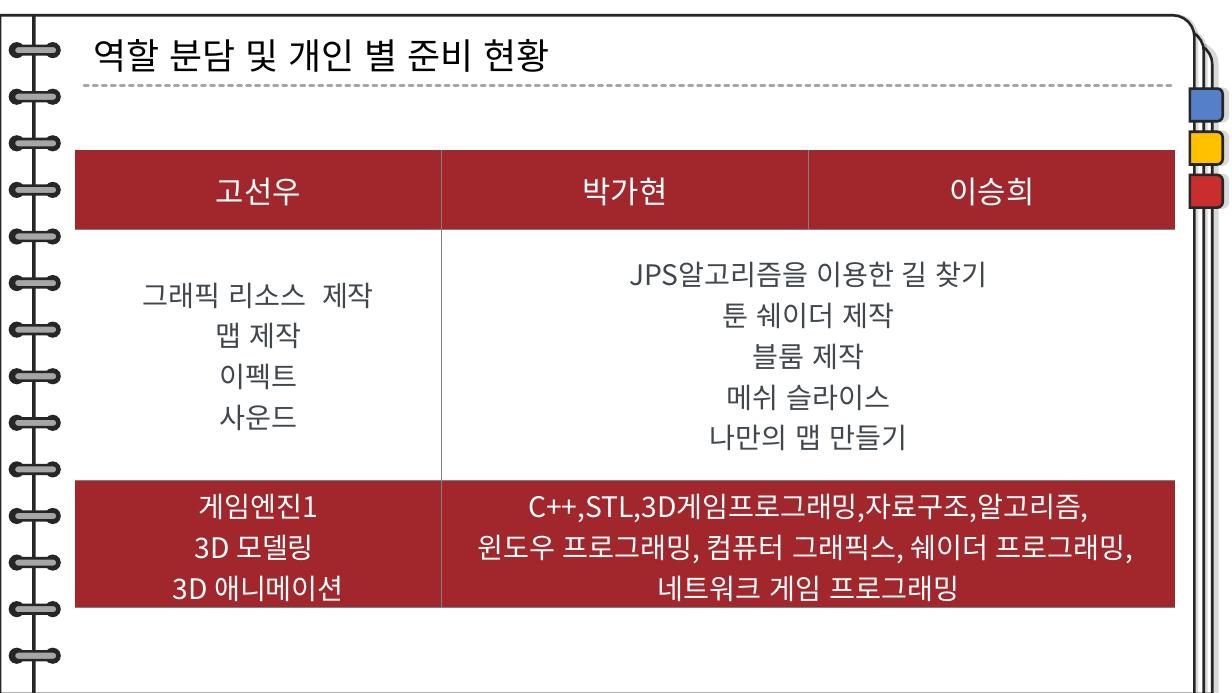
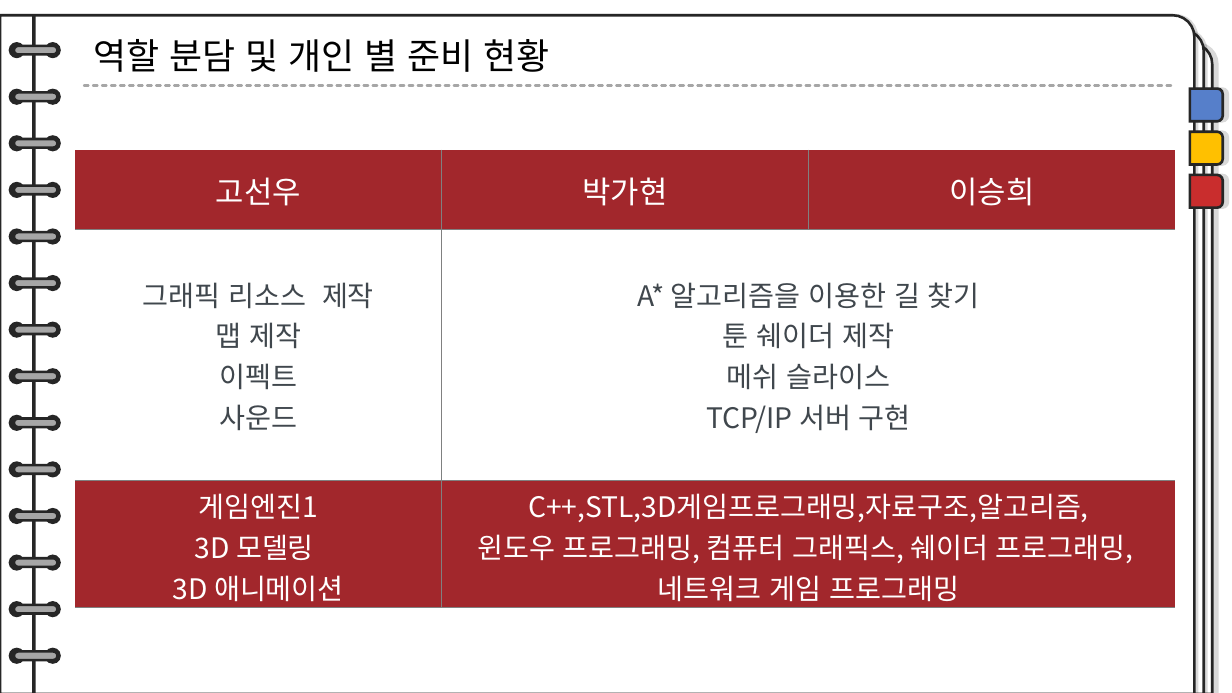
Before and after one commit to TUK-final-graduation-project/GraduationProject, a slide deck: slide 12 of Documents/제안서-수정본.pptx. Drawn at 1232x693 pixels with LibreOffice and Linux fonts; fonts in the diff are those of the drawing. Boxes give left, top, right and bottom in pixels: in the first picture for what was removed or moved away, otherwise in the second. Text is boxed around its words. In the diff, an @@ line names an element or a change of style, - is before the commit and + after.

```diff
--- a/Documents/제안서-수정본.pptx
+++ b/Documents/제안서-수정본.pptx
@@ table at (75,150,1176,607) @@
-row 2, column 2: JPS알고리즘을 이용한 길 찾기 / 툰 쉐이더 제작 / 블룸 제작 / 메쉬 슬라이스 / 나만의 맵 만들기
+row 2, column 2: A* 알고리즘을 이용한 길 찾기 / 툰 쉐이더 제작 / 메쉬 슬라이스 / TCP/IP 서버 구현
```
Also in this commit, not shown: 13 other slides changed, 6 slides added, 8 slides removed.
